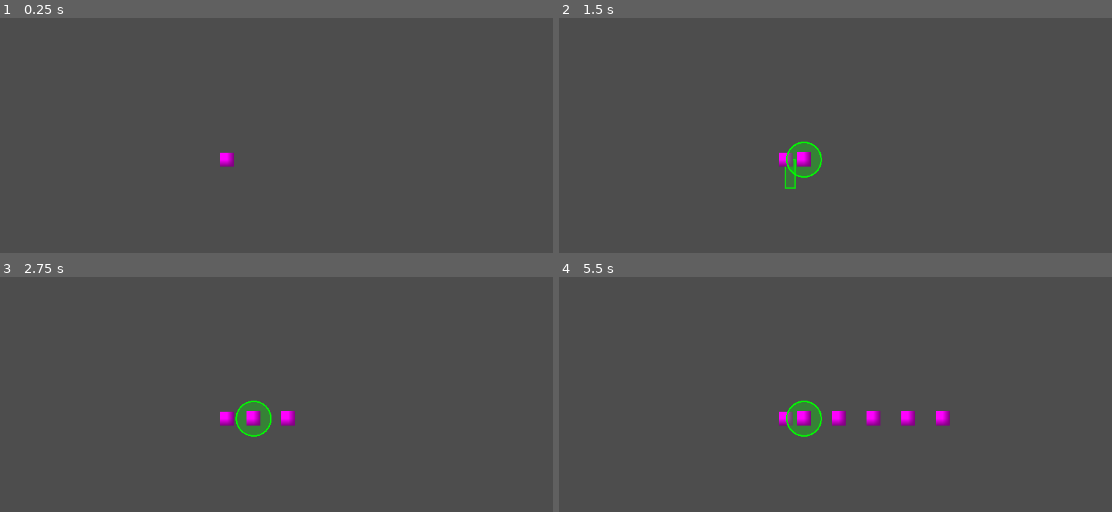
Above: before the commit, frames 1-4 (two rows, left to right).
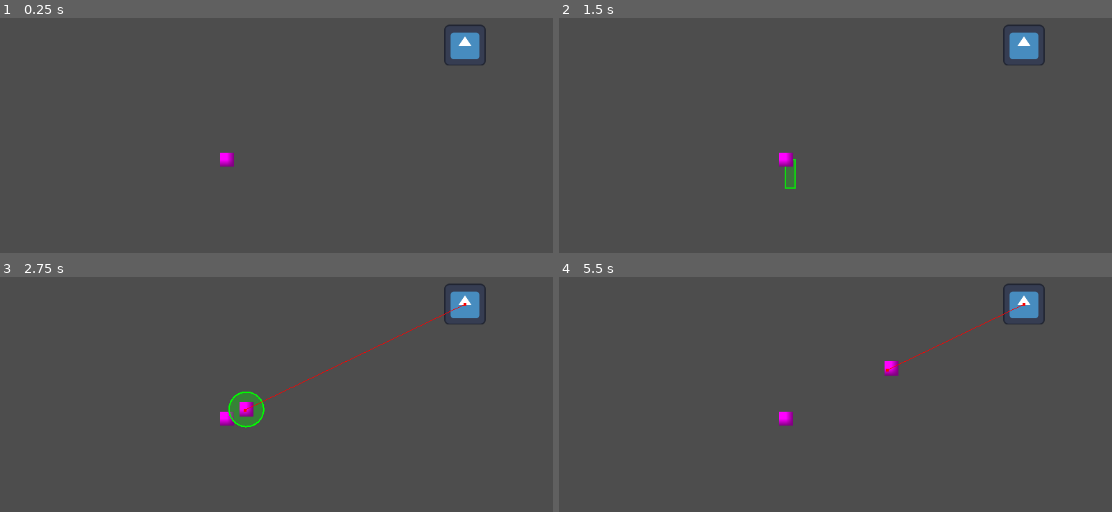
Above: after the commit, the same moments.

Repository: maurice-borys/BathGameJam2025
Game: Godot game, scene res://Will/test_scene.tscn
Two runs of this game, one before a commit and one after it. Both use one fixed random seed, a clock stepped at 60 frames per second and the inputs below. The engine's default icon, where the game draws it, is replaced by a stand-in: a white triangle on a blue panel in a dark square.
Inputs (mouse positions are in pixels of both pictures, inside the frame that each line leads up to):
- Up to frame 1 (0.25 s): no input
- Up to frame 2 (1.5 s): tap Enter at 0.5 s; move the mouse to (979, 133) at 0.52 s; click (979, 133) at 0.6 s; drag from (796, 159) to (763, 245) at 1.27 s
- Up to frame 3 (2.75 s): move the mouse to (226, 418) at 2.02 s; click (226, 418) at 2.1 s
- Up to frame 4 (5.5 s): drag from (763, 504) to (564, 347) at 2.77 s; drag from (802, 418) to (846, 415) at 3.52 s; drag from (796, 418) to (686, 302) at 4.27 s; move the mouse to (785, 418) at 5.02 s; click (785, 418) at 5.1 s

The runs differ from the first frame. In frame 1, 0.8% of the frame differs, in the area x 80-88%, y 2-20%; in frame 2, 1.6%; in frame 3, 2.2%; in frame 4, 2.6%, in the area x 41-88%, y 2-69%.

Commit message:
pathfinding weirdnes

Diff:
--- a/jamjourney/Will/grunt.gd
+++ b/jamjourney/Will/grunt.gd
@@ -1,25 +1,39 @@
 extends CharacterBody2D
-
 @export var speed = 100
-
-var vel = Vector2.ZERO
-var is_selected = false
-
 @onready var click_area: Area2D = $ClickArea
 @onready var nav_agent: NavigationAgent2D = $NavAgent
+@onready var nav_timer: Timer = $NavTimer
+var is_selected = false
+var target: Node2D
 
 func _ready():
 	add_to_group("enemies")
-	click_area.input_event.connect(_on_click_area_input)
+	target = get_tree().get_first_node_in_group("player")
+	call_deferred("actor_setup")
+	nav_timer.start()
 
-func _process(delta: float) -> void:
-	self.velocity.x = speed
-	move_and_slide()
+func actor_setup():
+	await get_tree().physics_frame
 
-func _on_click_area_input(viewport, event, shape_idx):
-	if event is InputEventMouseButton and event.pressed:
-		if event.button_index == MOUSE_BUTTON_LEFT:
-			get_tree().call_group("selection", "handle_enemy_click", self)
+	### going inside the radius is spooky
+	var obstacle_radius = 0.0
+	if target and target.has_node("NavigationObstacle2D"):
+		obstacle_radius = target.get_node("NavigationObstacle2D").radius
+
+	# Configure NavigationAgent
+	nav_agent.path_desired_distance = 4.0
+	nav_agent.target_desired_distance = 10.0 + obstacle_radius
+	nav_agent.max_speed = speed
+
+func _physics_process(delta: float) -> void:
+	# Check if navigation is finished before calculating movement
+	if nav_agent.is_navigation_finished():
+		velocity = Vector2.ZERO
+		return
+
+	var direction = to_local(nav_agent.get_next_path_position()).normalized()
+	print(direction)
+	nav_agent.set_velocity(direction * speed * delta)
 
 func set_selected(selected: bool):
 	is_selected = selected
@@ -29,3 +43,18 @@
 	if is_selected:
 		draw_circle(Vector2.ZERO, 25, Color(0, 1, 0, 0.3))
 		draw_arc(Vector2.ZERO, 25, 0, TAU, 32, Color(0, 1, 0), 2.0)
+
+func _on_nav_agent_velocity_computed(safe_velocity: Vector2) -> void:
+	print("velocity", safe_velocity)
+	velocity = safe_velocity
+	move_and_slide()
+
+func _on_click_area_input_event(viewport: Node, event: InputEvent, shape_idx: int) -> void:
+	if event is InputEventMouseButton and event.pressed:
+		if event.button_index == MOUSE_BUTTON_LEFT:
+			get_tree().call_group("selection", "handle_enemy_click", self)
+
+func _on_nav_timer_timeout() -> void:
+	print("recalculating")
+	nav_agent.target_position = target.global_position
+	nav_timer.start()
--- a/jamjourney/Will/grunt.tscn
+++ b/jamjourney/Will/grunt.tscn
@@ -9,6 +9,8 @@
 [sub_resource type="CircleShape2D" id="CircleShape2D_vqibj"]
 
 [node name="Grunt" type="CharacterBody2D"]
+collision_layer = 2
+collision_mask = 7
 script = ExtResource("1_dsrx1")
 speed = 50
 
@@ -25,3 +27,19 @@
 shape = SubResource("CircleShape2D_vqibj")
 
 [node name="NavAgent" type="NavigationAgent2D" parent="."]
+path_desired_distance = 10.0
+avoidance_enabled = true
+avoidance_layers = 2
+avoidance_mask = 3
+debug_enabled = true
+
+[node name="NavigationObstacle2D" type="NavigationObstacle2D" parent="."]
+radius = 13.51
+avoidance_layers = 7
+
+[node name="NavTimer" type="Timer" parent="."]
+wait_time = 0.1
+
+[connection signal="input_event" from="ClickArea" to="." method="_on_click_area_input_event"]
+[connection signal="velocity_computed" from="NavAgent" to="." method="_on_nav_agent_velocity_computed"]
+[connection signal="timeout" from="NavTimer" to="." method="_on_nav_timer_timeout"]
--- a/jamjourney/Will/spawner.tscn
+++ b/jamjourney/Will/spawner.tscn
@@ -23,4 +23,6 @@
 
 [node name="SpawnTimer" type="Timer" parent="."]
 process_callback = 0
+wait_time = 2.0
+one_shot = true
 script = ExtResource("3_ocyob")
--- /dev/null
+++ b/jamjourney/Will/test_character.gd
@@ -0,0 +1,11 @@
+extends CharacterBody2D
+
+
+# Called when the node enters the scene tree for the first time.
+func _ready():
+	add_to_group("player")
+
+
+# Called every frame. 'delta' is the elapsed time since the previous frame.
+func _process(delta: float) -> void:
+	pass
--- /dev/null
+++ b/jamjourney/Will/test_scene.gd
@@ -0,0 +1,11 @@
+extends Node2D
+
+
+# Called when the node enters the scene tree for the first time.
+func _ready() -> void:
+	NavigationServer2D.set_debug_enabled(true)
+
+
+# Called every frame. 'delta' is the elapsed time since the previous frame.
+func _process(delta: float) -> void:
+	pass
--- a/jamjourney/Will/test_scene.tscn
+++ b/jamjourney/Will/test_scene.tscn
@@ -1,14 +1,20 @@
-[gd_scene load_steps=4 format=3 uid="uid://m6u5jmahtm35"]
+[gd_scene load_steps=8 format=3 uid="uid://m6u5jmahtm35"]
 
+[ext_resource type="Script" path="res://Will/test_scene.gd" id="1_7lydq"]
 [ext_resource type="PackedScene" uid="uid://dw4p333ts2dby" path="res://Will/selection.tscn" id="1_jxpkh"]
 [ext_resource type="PackedScene" uid="uid://bgs04cxt2g5m6" path="res://Will/spawner.tscn" id="2_2jvrn"]
+[ext_resource type="Script" path="res://Will/test_character.gd" id="3_0xwc2"]
+[ext_resource type="Texture2D" uid="uid://bvxbe0wqihhwo" path="res://icon.svg" id="3_1hiag"]
 
 [sub_resource type="NavigationPolygon" id="NavigationPolygon_3nngp"]
 vertices = PackedVector2Array(1145.04, 21.8672, 1147.95, 633.008, 10.9766, 634.977, 10.0078, 7.13281)
 polygons = Array[PackedInt32Array]([PackedInt32Array(0, 1, 2, 3)])
 outlines = Array[PackedVector2Array]([PackedVector2Array(1155, 12, 1158, 643, 1, 645, 0, -3)])
 
+[sub_resource type="CircleShape2D" id="CircleShape2D_eq1tk"]
+
 [node name="TestScene" type="Node2D"]
+script = ExtResource("1_7lydq")
 
 [node name="Selection" parent="." instance=ExtResource("1_jxpkh")]
 
@@ -16,3 +22,21 @@
 
 [node name="NavigationRegion2D" type="NavigationRegion2D" parent="."]
 navigation_polygon = SubResource("NavigationPolygon_3nngp")
+navigation_layers = 3
+
+[node name="TestCharacter" type="CharacterBody2D" parent="."]
+position = Vector2(891, 165)
+script = ExtResource("3_0xwc2")
+
+[node name="CollisionShape2D" type="CollisionShape2D" parent="TestCharacter"]
+shape = SubResource("CircleShape2D_eq1tk")
+
+[node name="Sprite2D" type="Sprite2D" parent="TestCharacter"]
+scale = Vector2(0.46875, 0.460938)
+texture = ExtResource("3_1hiag")
+
+[node name="NavigationObstacle2D" type="NavigationObstacle2D" parent="TestCharacter"]
+scale = Vector2(0.46875, 0.460938)
+radius = 29.28
+affect_navigation_mesh = true
+carve_navigation_mesh = true
